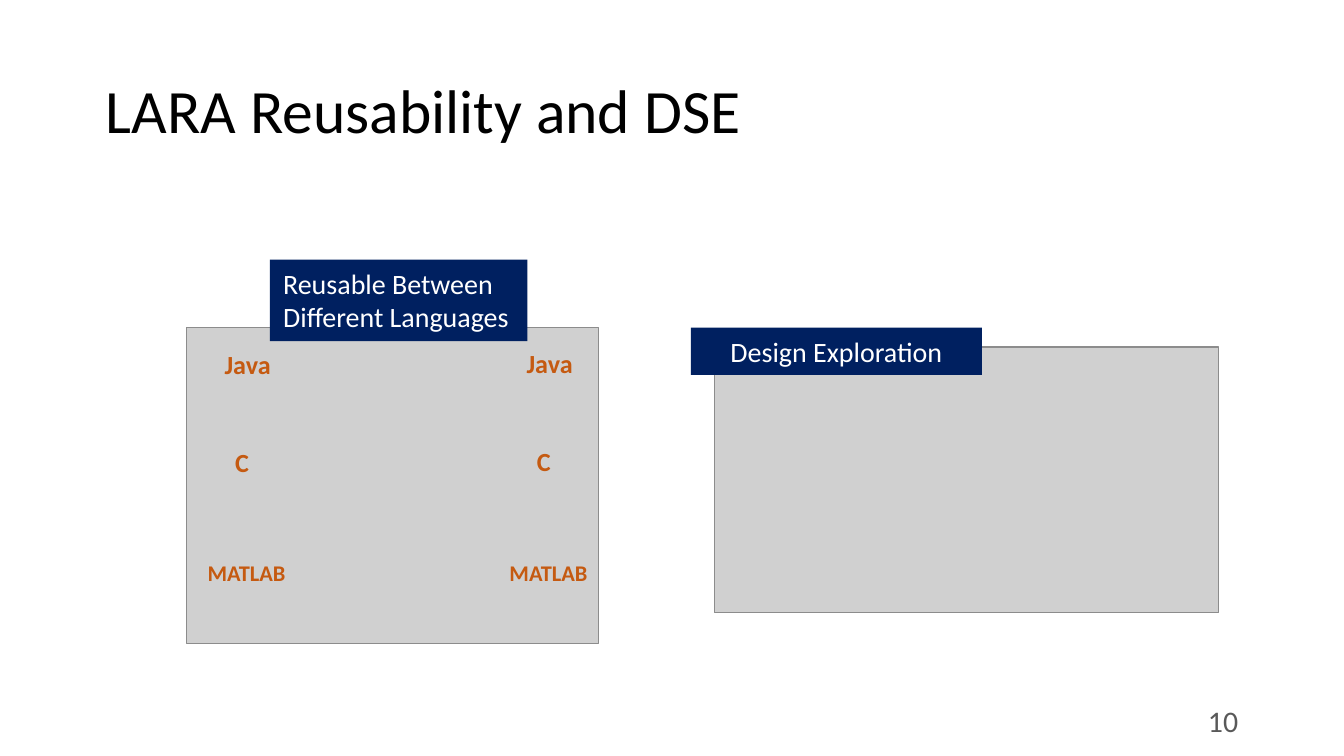
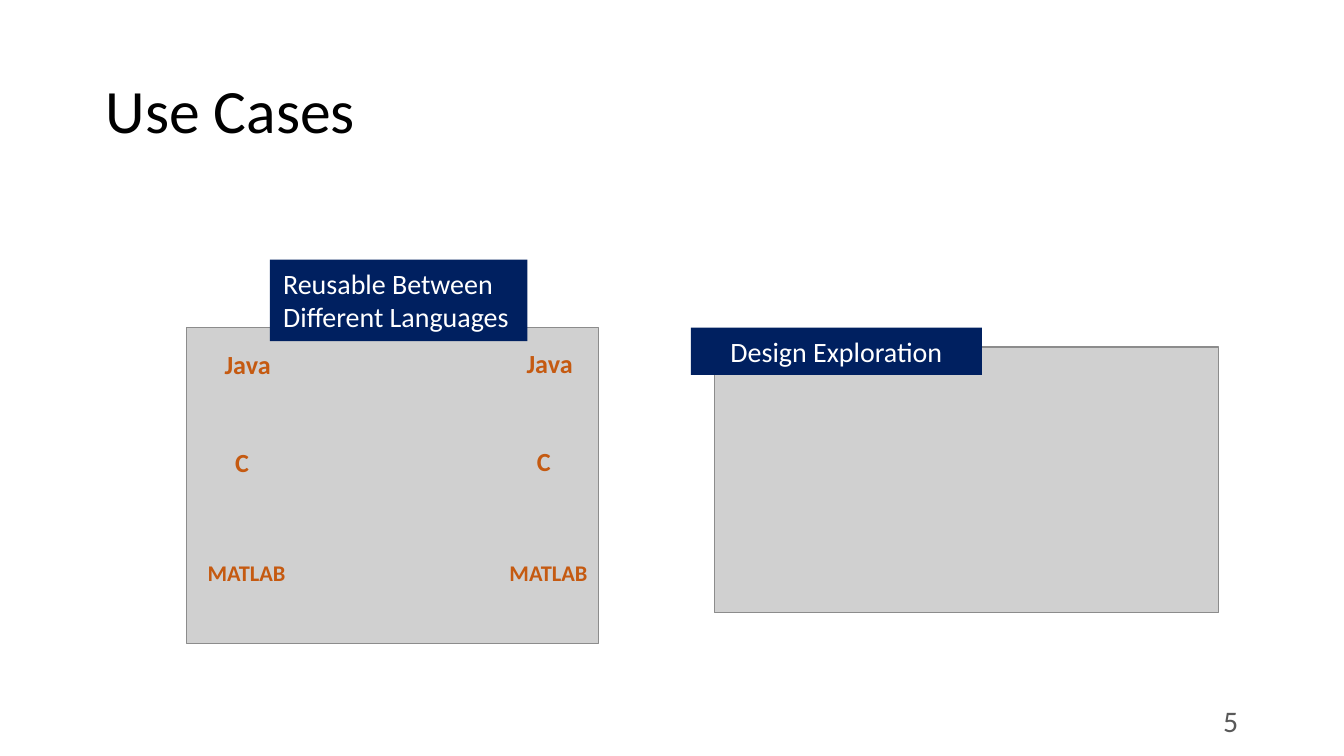
Before and after one commit to specs-feup/specs-lara, a slide deck: slide 5 of 2019-GreenSwLab/Clava-Tutorial.pptx (slide 10 before the commit). Drawn at 1344x756 pixels with LibreOffice and Linux fonts; fonts in the diff are those of the drawing; grey boxes stand for pictures. Boxes give left, top, right and bottom in pixels: in the first picture for what was removed or moved away, otherwise in the second. Text is boxed around its words. In the diff, an @@ line names an element or a change of style, - is before the commit and + after.

```diff
--- a/2019-GreenSwLab/Clava-Tutorial.pptx
+++ b/2019-GreenSwLab/Clava-Tutorial.pptx
@@ title at <box>106,93,355,134</box>: text changed @@
-LARA Reusability and DSE
+Use Cases
@@ page number at <box>1223,713,1238,732</box>: text changed @@
-10
+5
```
Also in this commit, not shown: 8 other slides changed, 2 slides added, 1 slide removed, 1 other file.
